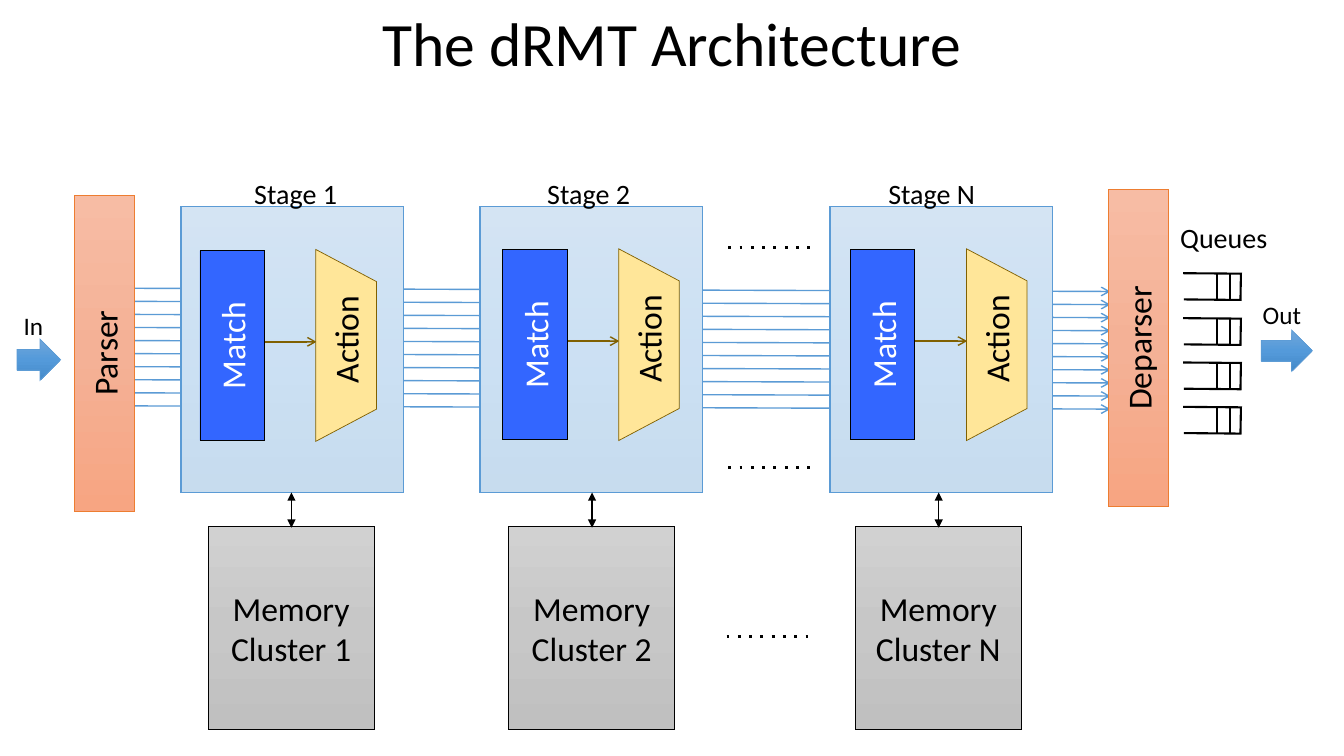
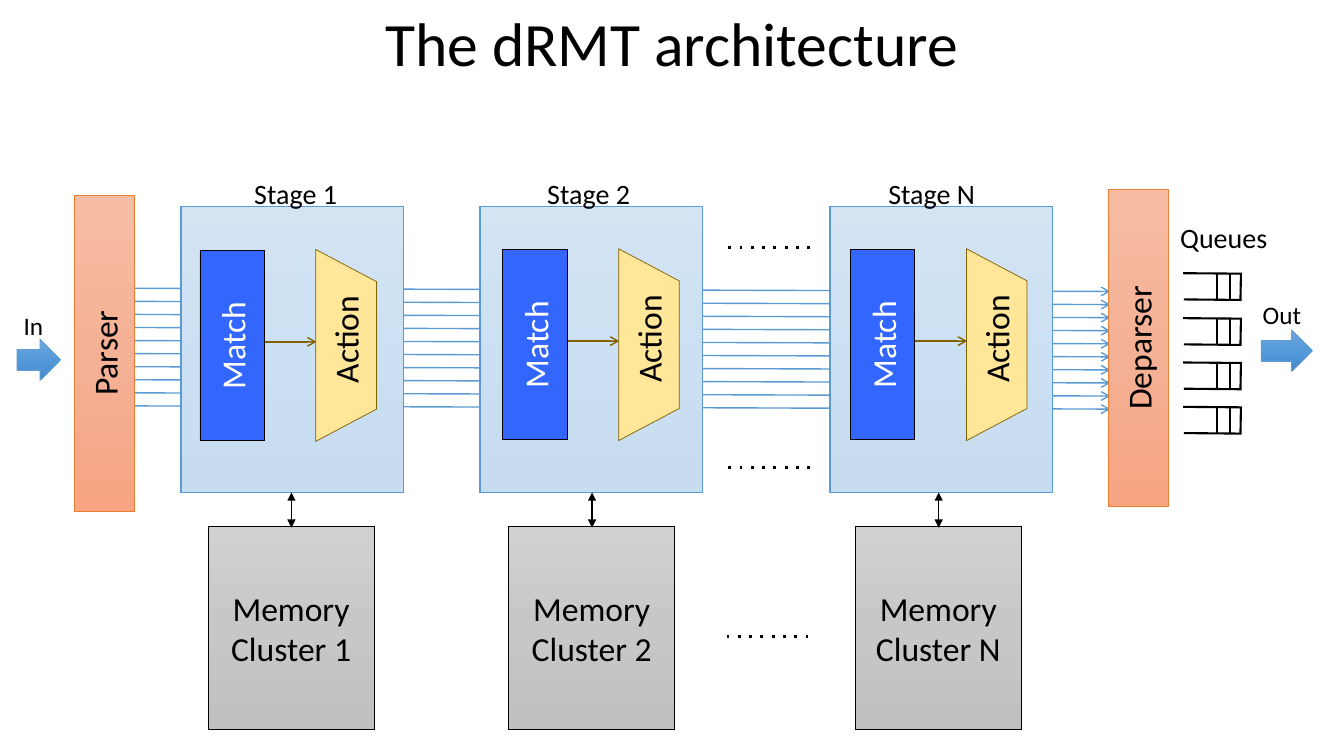
Before and after one commit to anirudhSK/drmt_talk, a slide deck: slide 4 of drmt_sigcomm.pptx. Drawn at 1344x756 pixels with LibreOffice and Linux fonts; fonts in the diff are those of the drawing. Boxes give left, top, right and bottom in pixels: in the first picture for what was removed or moved away, otherwise in the second. Text is boxed around its words. In the diff, an @@ line names an element or a change of style, - is before the commit and + after.

Commit message:
CHange titles to non-tile case

```diff
--- a/drmt_sigcomm.pptx
+++ b/drmt_sigcomm.pptx
@@ title at (385,23,957,67): text changed @@
-The dRMT Architecture
+The dRMT architecture
```
Also in this commit, not shown: 20 other slides changed.
